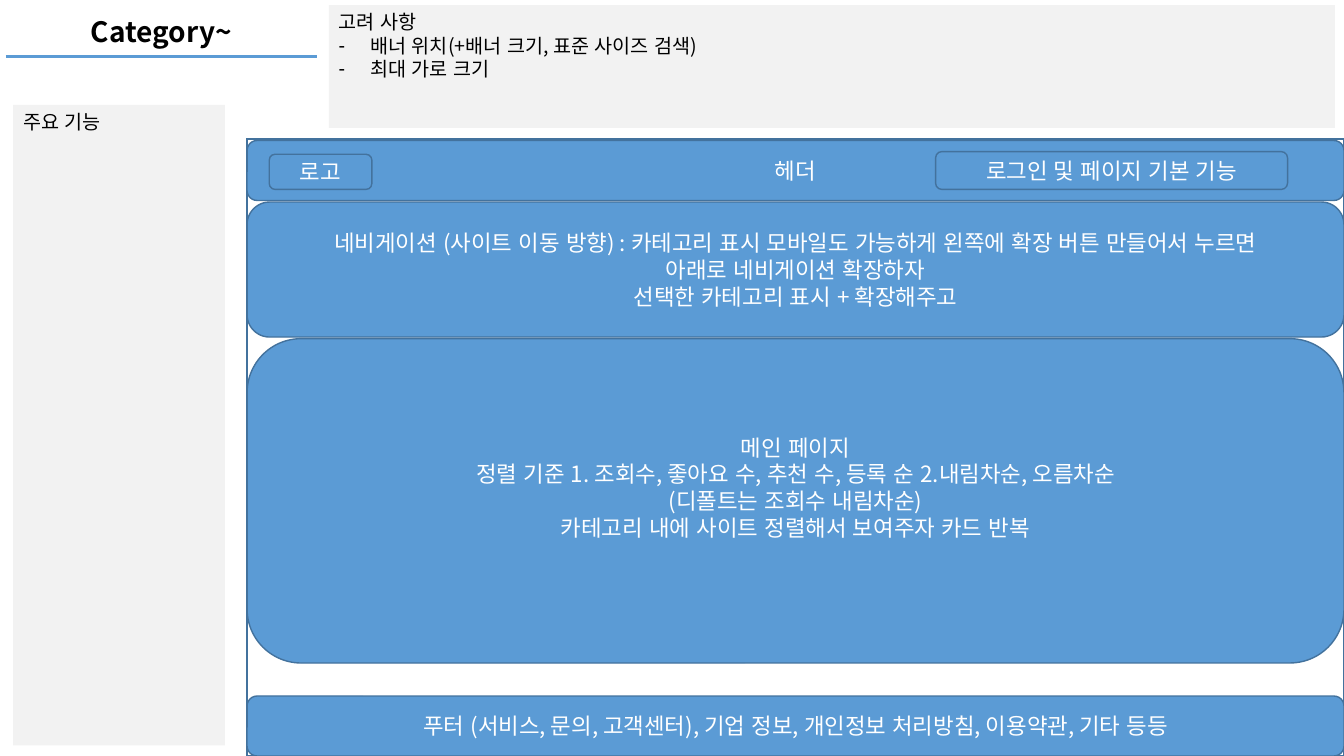
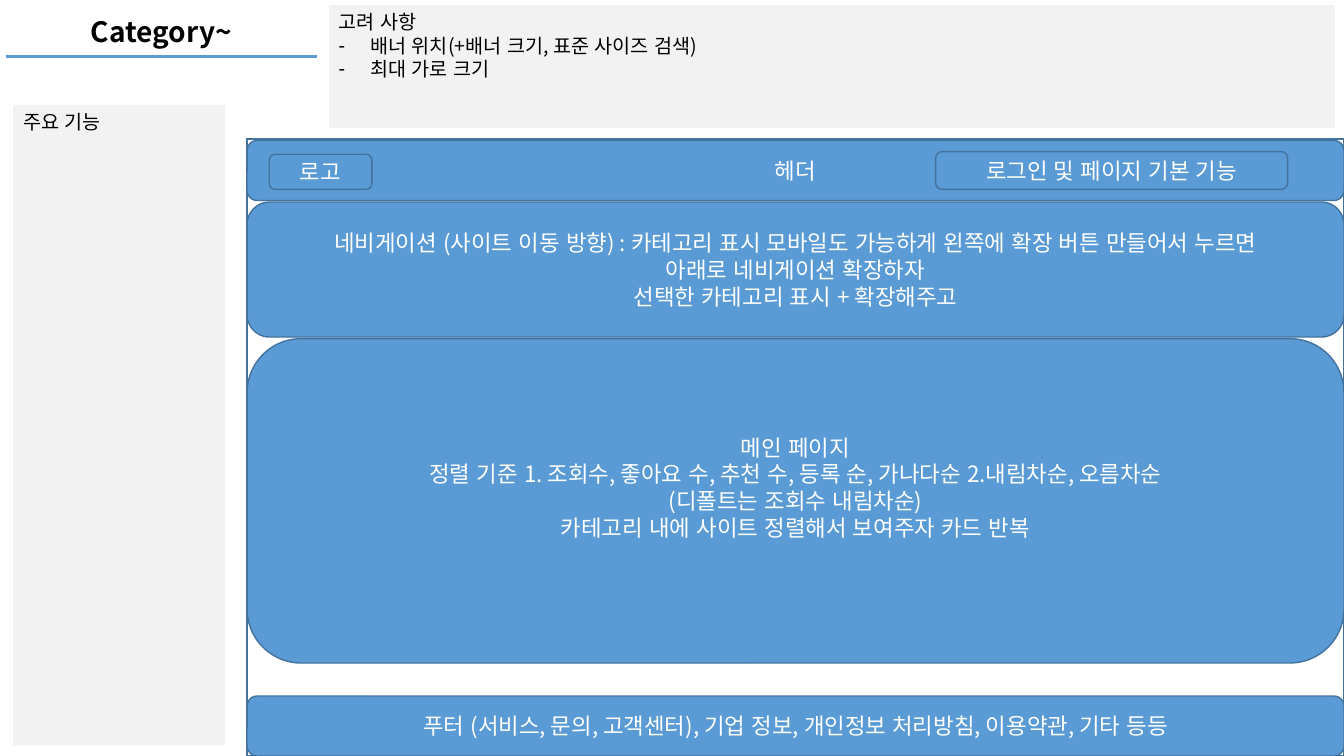
Before and after one commit to mygorithm2020/BookmarkProject, a slide deck: slide 6 of bookmark.pptx. Drawn at 1344x756 pixels with LibreOffice and Linux fonts; fonts in the diff are those of the drawing. Boxes give left, top, right and bottom in pixels: in the first picture for what was removed or moved away, otherwise in the second. Text is boxed around its words. In the diff, an @@ line names an element or a change of style, - is before the commit and + after.

```diff
--- a/bookmark.pptx
+++ b/bookmark.pptx
@@ text in rounded rectangle at box(429, 463, 1161, 486): text changed @@
-정렬 기준 1. 조회수, 좋아요 수, 추천 수, 등록 순 2.내림차순, 오름차순
+정렬 기준 1. 조회수, 좋아요 수, 추천 수, 등록 순, 가나다순 2.내림차순, 오름차순
```
Also in this commit, not shown: 1 slide added, 14 other files.
